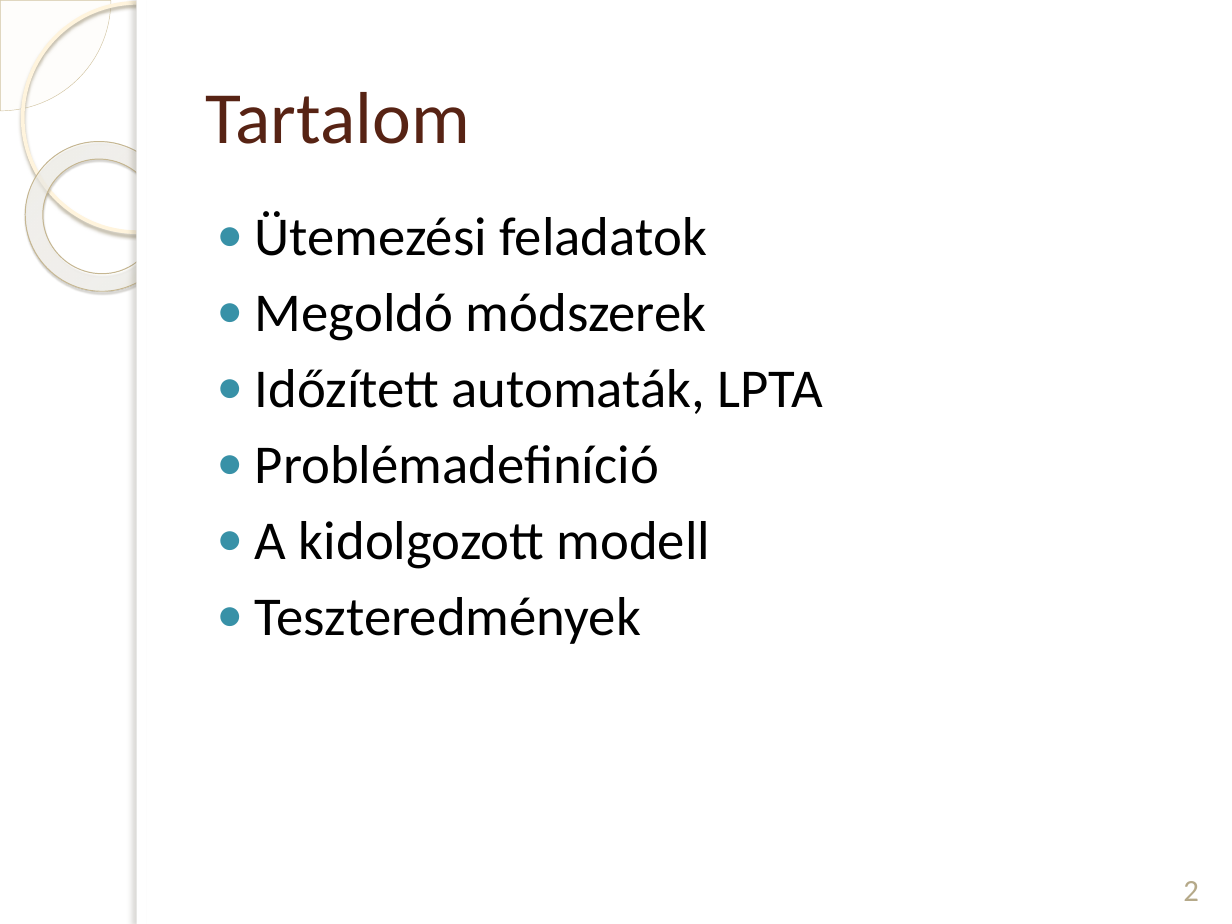
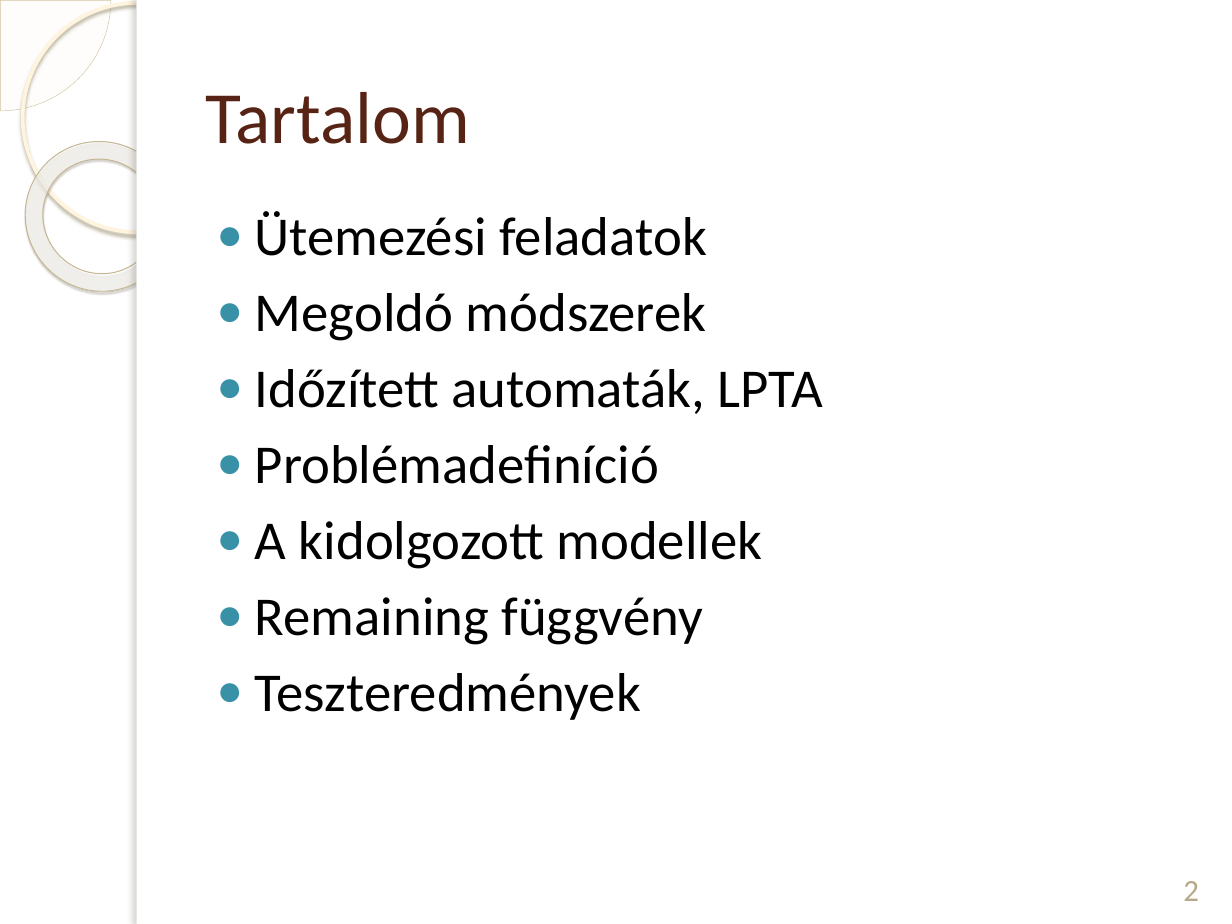
Before and after one commit to DWsbMH/LPTA-SingleStageScheduling, a slide deck: slide 2 of prezentáció/Vida Judit LPTA.pptx. Drawn at 1232x924 pixels with LibreOffice and Linux fonts; fonts in the diff are those of the drawing; background and template pictures are left out. Boxes give left, top, right and bottom in pixels: in the first picture for what was removed or moved away, otherwise in the second. Text is boxed around its words. In the diff, an @@ line names an element or a change of style, - is before the commit and + after.

```diff
--- a/prezentáció/Vida Judit LPTA.pptx
+++ b/prezentáció/Vida Judit LPTA.pptx
@@ text at <box>255,521,762,645</box>: text changed @@
-● A kidolgozott modell
+● A kidolgozott modellek
+● Remaining függvény
```
Also in this commit, not shown: 10 other slides changed, 2 slides added.
